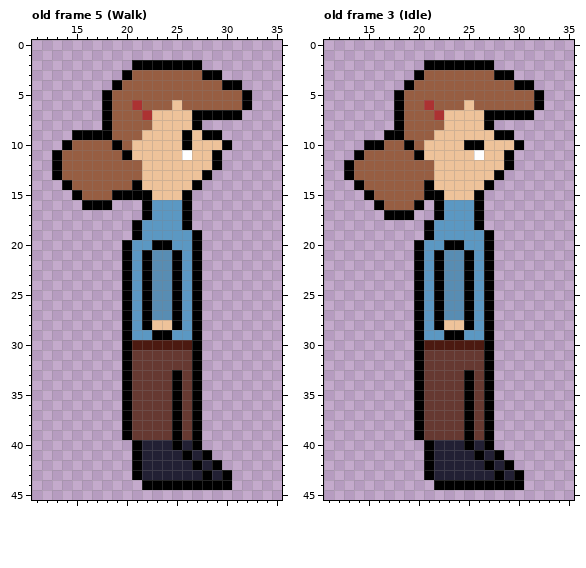
Two versions of one pixel-art file, assets/characters/alicia/alicia_adulta.aseprite. The first picture shows the starting point.
48x48 pixels, 7 frames. Shown: old frame 5 (Walk): x 11..35, y 0..45; old frame 3 (Idle): x 11..35, y 0..45. The commit also changed other frames, which this record leaves out.
The result:
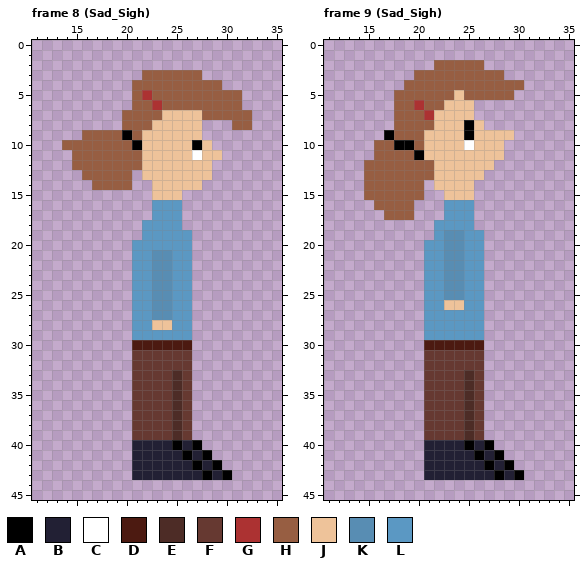
Palette (. is transparent): A #000000  B #222034  C #ffffff  D #4c1a11  E #4d2c26  F #663931  G #ac3232  H #975e42  J #eec39a  K #588db3  L #5b98c3
A new or re-ordered frame is compared with the old frame closest to it.
Change:
frames 7 -> 10
layer "Outline" now hidden
Changed rows in their new state; - is an unchanged pixel.
Frame 8 (Sad_Sigh) is new; against old frame 5 (Walk):
first column x 13:
 2 --------.......-----
 3 -------..------..---
 4 ------..---------..-
 5 -----...-G---------.
 6 -----...H-G-H------.
 7 -----..--HH---JHHHHH
 8 -----..-------J---HH
 9 --.HHH-A-----J-..---
10 -H----H-A----JA-..--
11 ..-----HH----JC-J---
12 ..--------------.---
13 ...-----.------J----
14 -...----..----J-----
15 --........---.------
16 ---...---.---.------
17 ---------.---.------
18 --------.----.------
19 --------.-----.-----
20 -------.--LL--.-----
21 -------.-L--L-.-----
22 -------.-L--L-.-----
23 -------.-L--L-.-----
24 -------.-L--L-.-----
25 -------.-L--L-.-----
26 -------.-L--L-.-----
27 -------.-L--L-.-----
28 -------.-L--L-.-----
29 -------.--LL--.-----
30 -------.------.-----
31 -------.------.-----
32 -------.------.-----
33 -------.----E-.-----
34 -------.----E-.-----
35 -------.----E-.-----
36 -------.----E-.-----
37 -------.----E-.-----
38 -------.----E-.-----
39 -------.----E-.-----
40 --------B-----------
41 --------B-----------
42 --------B-----------
43 --------B-----------
44 ---------.........--
Frame 9 (Sad_Sigh) is new; against old frame 3 (Idle):
first column x 13:
 2 --------.HHHHH.-----
 3 -------H-------H.---
 4 ------H----------H.-
 5 -----H-----J-----...
 6 -----H-GH-JJ-.......
 7 -----H--GJ---......-
 8 -----H---J--A-.-----
 9 -----H--J---A--JJ---
10 --.H-A------CJ--..--
11 -..----------J--.---
12 ..-------------..---
13 ..------------..----
14 -.------.----..-----
15 --H-----..---.------
16 ---H---.-.---.------
17 ----HHH--.---.------
18 --------.----.------
19 --------.-KK--.-----
20 -------.--KK--.-----
21 -------.-L--L-.-----
22 -------.-L--L-.-----
23 -------.-L--L-.-----
24 -------.-L--L-.-----
25 -------.-L--L-.-----
26 -------.-LJJL-.-----
27 -------.-LLLL-.-----
28 -------.-LLLL-.-----
29 -------.--LL--.-----
30 -------.------.-----
31 -------.------.-----
32 -------.------.-----
33 -------.----E-.-----
34 -------.----E-.-----
35 -------.----E-.-----
36 -------.----E-.-----
37 -------.----E-.-----
38 -------.----E-.-----
39 -------.----E-.-----
40 --------B-----------
41 --------B-----------
42 --------B-----------
43 --------B-----------
44 ---------.........--
Where, in picture pixels (left, top, right, bottom), the same in both pictures:
changed: (52, 60, 252, 490)
changed: (344, 60, 544, 490)
